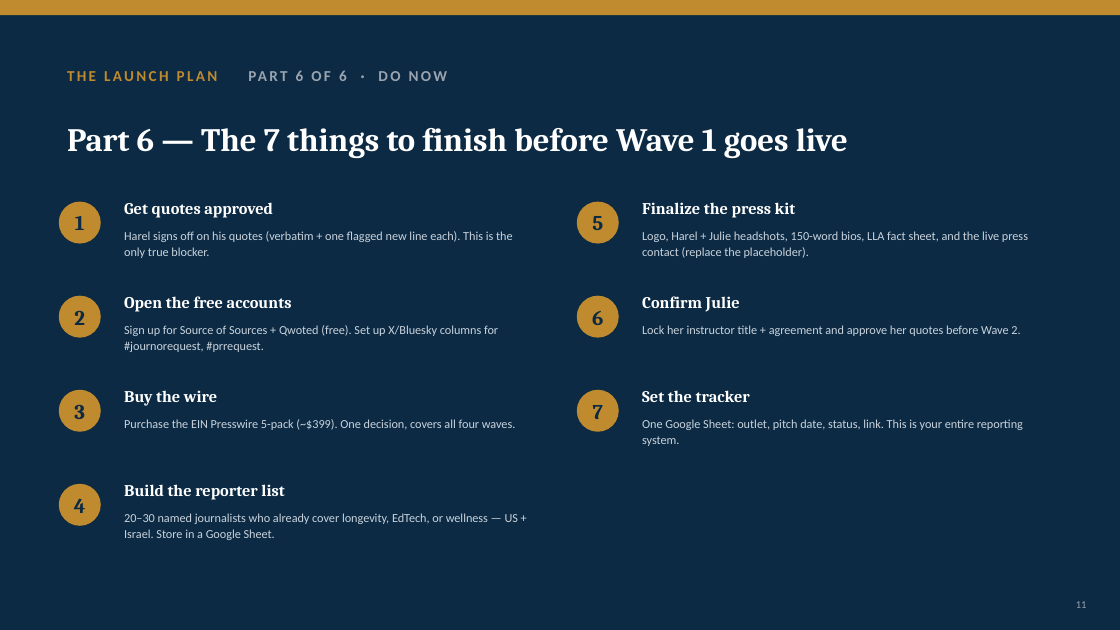
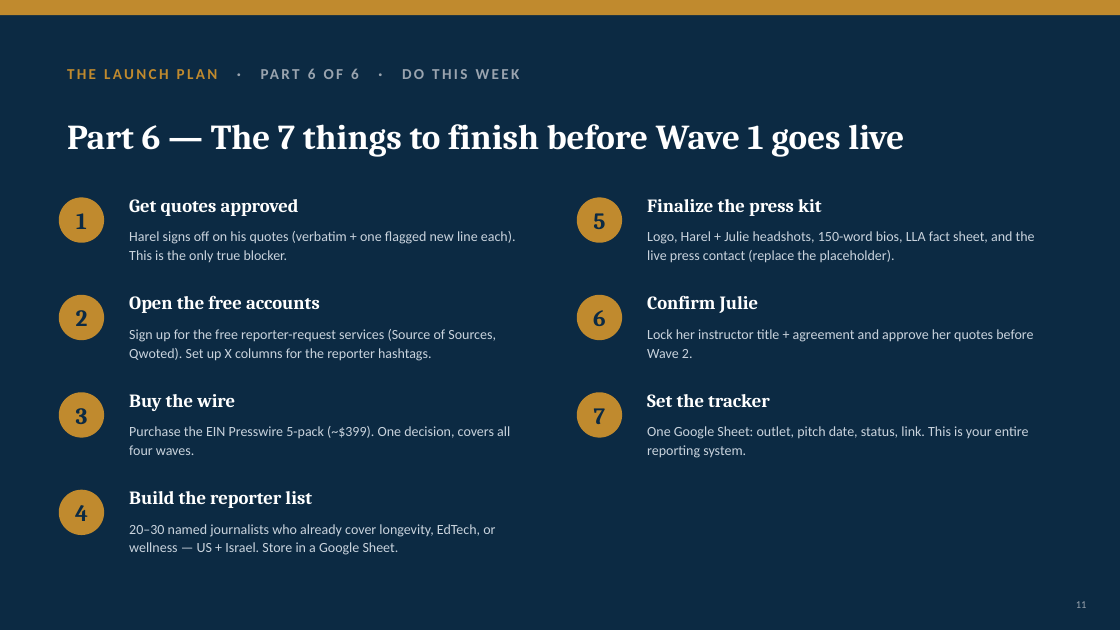
Before and after one commit to gitteromri-ux/eteacher-longevity-pr-campaign, a slide deck: slide 11 of eTeacher_Longevity_PR_Campaign.pptx. Drawn at 1120x630 pixels with LibreOffice and Linux fonts; fonts in the diff are those of the drawing. Boxes give left, top, right and bottom in pixels: in the first picture for what was removed or moved away, otherwise in the second. Text is boxed around its words. In the diff, an @@ line names an element or a change of style, - is before the commit and + after.

Commit message:
Plan slides: plain-English headlines, larger fonts, QA fixes (possible tier, consistent breadcrumbs, step cues)

```diff
--- a/eTeacher_Longevity_PR_Campaign.pptx
+++ b/eTeacher_Longevity_PR_Campaign.pptx
@@ text at (x1=67, y1=68, x2=520, y2=79): text changed @@
-THE LAUNCH PLAN PART 6 OF 6 · DO NOW
+THE LAUNCH PLAN · PART 6 OF 6 · DO THIS WEEK
@@ text "Part 6 — The 7 ..." at (x1=67, y1=124, x2=904, y2=156): size 28 to 30 pt @@
@@ ellipse resized from (x1=59, y1=202, x2=101, y2=244) to (x1=59, y1=197, x2=104, y2=243) @@
@@ ellipse resized from (x1=577, y1=202, x2=619, y2=244) to (x1=577, y1=197, x2=623, y2=243) @@
@@ ellipse resized from (x1=577, y1=296, x2=619, y2=338) to (x1=577, y1=295, x2=623, y2=340) @@
@@ text at (x1=129, y1=329, x2=496, y2=361): text changed; size 10.5 to 12 pt @@
-Sign up for Source of Sources + Qwoted (free). Set up X/Bluesky columns for #journorequest, #prrequest.
+Sign up for the free reporter-request services (Source of Sources, Qwoted). Set up X columns for the reporter hashtags.
@@ ellipse resized from (x1=59, y1=390, x2=101, y2=432) to (x1=59, y1=392, x2=104, y2=438) @@
@@ ellipse resized from (x1=577, y1=390, x2=619, y2=432) to (x1=577, y1=392, x2=623, y2=438) @@
@@ size 18 to 20 pt in 7 elements at (x1=76, y1=310, x2=88, y2=326), (x1=593, y1=310, x2=606, y2=326), (x1=76, y1=213, x2=87, y2=229), (x1=593, y1=213, x2=605, y2=229), (x1=76, y1=408, x2=88, y2=424), (x1=594, y1=408, x2=606, y2=424), (x1=75, y1=505, x2=88, y2=521) @@
@@ ellipse moved from (x1=59, y1=484, x2=101, y2=526) to (x1=59, y1=490, x2=104, y2=535) @@
@@ size 14 to 16 pt in 7 elements at (x1=129, y1=295, x2=320, y2=313), (x1=647, y1=295, x2=759, y2=313), (x1=129, y1=199, x2=299, y2=216), (x1=647, y1=199, x2=821, y2=216), (x1=129, y1=394, x2=235, y2=411), (x1=647, y1=394, x2=770, y2=407), (x1=129, y1=491, x2=312, y2=508) @@
@@ size 10.5 to 12 pt; line spacing 1.1 to 1.12 in 6 elements at (x1=129, y1=231, x2=516, y2=262), (x1=647, y1=231, x2=1035, y2=263), (x1=647, y1=329, x2=1033, y2=358), (x1=129, y1=426, x2=510, y2=455), (x1=647, y1=426, x2=1029, y2=458), (x1=129, y1=524, x2=495, y2=555) @@
@@ text "20–30 named journalists who already ..." moved from (x1=124, y1=513, x2=518, y2=540) to (x1=129, y1=524, x2=495, y2=555) @@
```
Also in this commit, not shown: 7 other slides changed.
